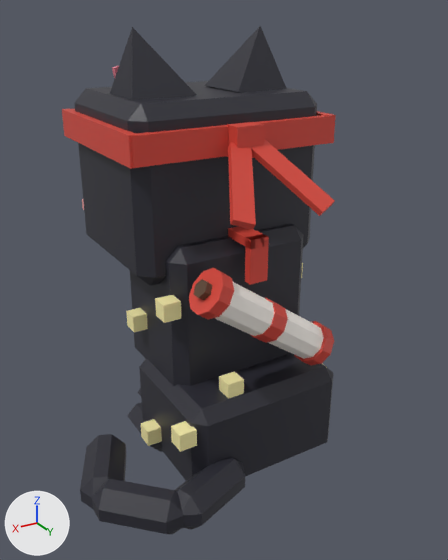
What one commit did to the FBX model assets/cat-cafe/exports/CatCafe_Cat_Void_Sit.fbx.
Both versions are drawn from a 50 mm lens placed at (0.0132, 0.0222, 0.019), pointed at (0.0003, 0.0007, 0.0082). The axes (+X, +Y, +Z) are drawn at lower left. The lights are the same throughout. The picture after the commit comes second. Where no turn or scale is listed for an object, it has been applied to the vertices.

The first picture shows 'CatCafe_Cat_Void_Sit_Body', 'CatCafe_Cat_Void_Sit_EarL', 'CatCafe_Cat_Void_Sit_EarR', 'CatCafe_Cat_Void_Sit_Head', 'CatCafe_Cat_Void_Sit_Prop', 'CatCafe_Cat_Void_Sit_Prop2', 'CatCafe_Cat_Void_Sit_Tail'.
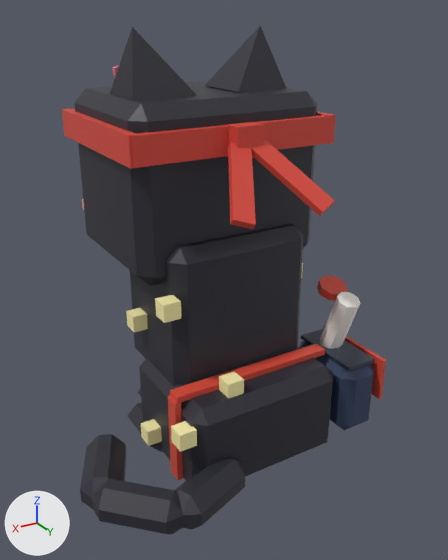
Location of each change, [x1, y1, x2, y2] in pixels of the pictures (448 x 560 px):
'CatCafe_Cat_Void_Sit_Body', reshaped (25% wider)
    before: [126, 224, 333, 481]
    after: [126, 224, 386, 481]
'CatCafe_Cat_Void_Sit_Prop2', deleted
    before: [189, 226, 334, 365]
part 1 of me_catcafe_cat_void_sit_body, added (red)
    after: [170, 344, 325, 404]
part 2 of me_catcafe_cat_void_sit_body, added (red)
    after: [168, 395, 183, 480]
part 3 of me_catcafe_cat_void_sit_body, added
    after: [324, 324, 386, 399]
part 4 of me_catcafe_cat_void_sit_body, added
    after: [301, 328, 374, 371]
part 5 of me_catcafe_cat_void_sit_body, added (blue)
    after: [299, 341, 374, 430]
part 6 of me_catcafe_cat_void_sit_body, added
    after: [319, 292, 360, 349]
part 7 of me_catcafe_cat_void_sit_body, added (red)
    after: [317, 275, 348, 301]

Diff of the bpy script that builds the scene:
```diff
--- a/assets/cat-cafe/exports/CatCafe_Cat_Void_Sit.fbx.py
+++ b/assets/cat-cafe/exports/CatCafe_Cat_Void_Sit.fbx.py
@@ me_catcafe_cat_void_sit_body @@
 # used by ob_catcafe_cat_void_sit_body; location = (0.0, 0.0, 0.0)
-me_catcafe_cat_void_sit_body.from_pydata(...)  # 144 vertices, 136 faces; spans x -0.00437..0.00437, y -0.00318..0.00427, z 0.0..0.01045
+me_catcafe_cat_void_sit_body.from_pydata(...)  # 256 vertices, 222 faces; spans x -0.00613..0.00437, y -0.00318..0.00471, z 0.0..0.01045
+# me_catcafe_cat_void_sit_body part 1: a new loose piece, a box spanning x -0.00385..0.00385, y 0.00224..0.00291, z 0.00434..0.00463, in mat_catcafe_palette
+# me_catcafe_cat_void_sit_body part 2: a new loose piece, a box spanning x 0.00368..0.00396, y 0.00224..0.00291, z 0.00044..0.00437, in mat_catcafe_palette
+# me_catcafe_cat_void_sit_body part 3: a new loose piece, a box spanning x -0.00599..-0.00582, y 0.00044..0.00471, z 0.00224..0.00431, in mat_catcafe_palette
+# me_catcafe_cat_void_sit_body part 4: a new loose piece, a box spanning x -0.00559..-0.00408, y 0.00078..0.00436, z 0.00416..0.00432, in mat_catcafe_palette
+# me_catcafe_cat_void_sit_body part 5: a new loose piece of 24 vertices spanning x -0.00587..-0.0038, y 0.00051..0.00464, z 0.00066..0.00424, in mat_catcafe_palette
+# me_catcafe_cat_void_sit_body part 6: a new loose piece of 16 vertices spanning x -0.00538..-0.00428, y 0.00149..0.00366, z 0.00374..0.00722, in mat_catcafe_palette
+# me_catcafe_cat_void_sit_body part 7: a new loose piece of 16 vertices spanning x -0.00552..-0.00414, y 0.00124..0.00268, z 0.00673..0.00759, in mat_catcafe_palette
+# other edits to the shape of me_catcafe_cat_void_sit_body do not show in these pictures
 me_catcafe_cat_void_sit_body.materials.append(mat_catcafe_palette)
@@ ob_catcafe_cat_void_sit_prop2 @@
-ob_catcafe_cat_void_sit_prop2 = bpy.data.objects.new('CatCafe_Cat_Void_Sit_Prop2', me_catcafe_cat_void_sit_prop2)
-ob_catcafe_cat_void_sit_prop2.location = (0.0, 0.0, 0.0)
```
